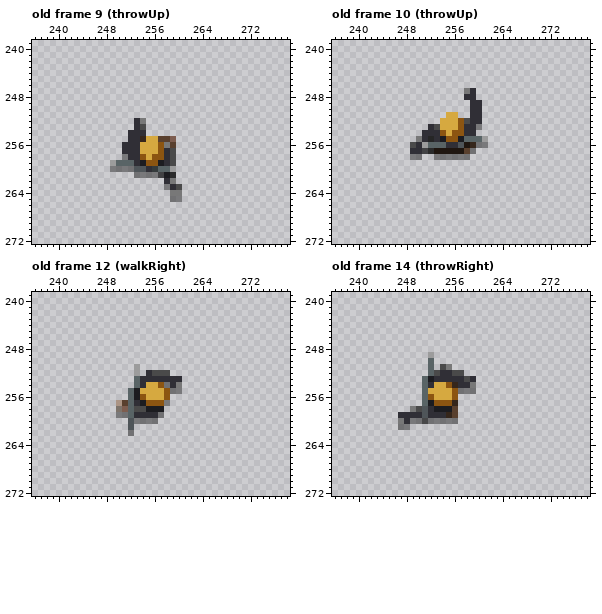
Two states of a pixel-art file, src/character.ase. The picture above was drawn from the file before the commit.
512x512 pixels, 20 frames. Colours within 5 levels of each other are drawn and written as one. Shown: old frame 9 (throwUp): x 236..278, y 239..272; old frame 10 (throwUp): x 236..278, y 239..272; old frame 12 (walkRight): x 236..278, y 239..272; old frame 14 (throwRight): x 236..278, y 239..272. The commit also changed other frames, which this record leaves out.
New version:
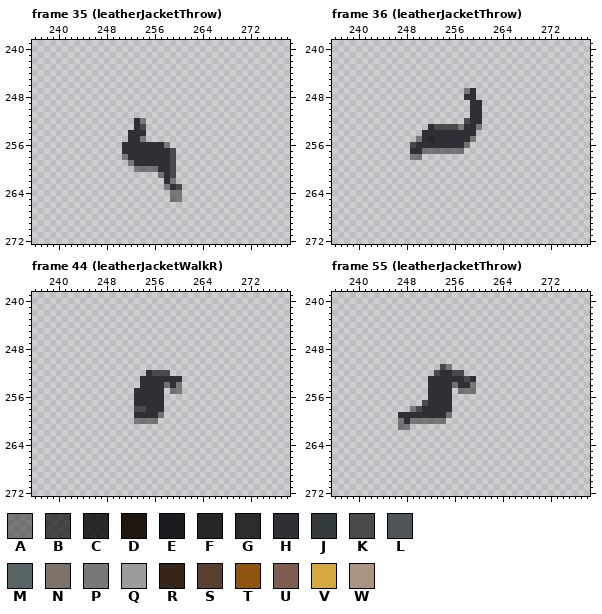
Palette (. is transparent): A #00000068  B #000000a6  C #000000ca  D #1f1610  E #1c1c20  F #262626  G #2c2c2c  H #302f36  J #353b3c  K #4a4a4a  L #4f5559  M #596466  N #7d736a  P #787878  Q #9c9c9c  R #35261b  S #59402e  T #8c5511  U #7d5d4f  V #d6a940  W #ab9484
A new or re-ordered frame is compared with the old frame closest to it.
From old to new:
frames 20 -> 80
Changed rows in their new state; - is an unchanged pixel.
Frame 35 (leatherJacketThrow) is new; against old frame 9 (throwUp), layers "head", "weapon", "legs":
first column x 249:
255 -----A.....
256 -----HHHH-.
257 -----HHHH--
258 -----HHHH--
259 ...A-HHHH--
260 ....AAAAHHK
261 ----....AHK
Frame 36 (leatherJacketThrow) is new; against old frame 10 (throwUp), layers "head", "weapon", "legs":
first column x 251:
251 ----..-----
252 ---....----
253 ---KKKP----
254 ---HHHH----
255 ---HHHHHP..
256 HHHH--HA...
257 AAAAAAA..--
258 --......---
Frame 44 (leatherJacketWalkR) is new; against old frame 12 (walkRight), layers "head", "weapon", "legs":
first column x 250:
251 ---.-----
252 ---.-----
253 ---.-----
254 ---.-HHH-
255 --.HHHHH.
256 --.HHHHH.
257 ...-HHHH.
258 ...--HHH-
259 ...------
260 --.------
261 --.------
262 --.------
Frame 55 (leatherJacketThrow) is new; against old frame 14 (throwRight), layers "head", "weapon", "legs":
first column x 251:
249 -.----
250 -.----
251 -.----
252 -.----
253 .H----
254 .-HHHA
255 .HHHH.
256 .HHHH.
257 KHHHH.
258 H-HHH.
259 H---A.
260 A---..
